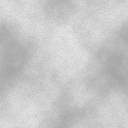
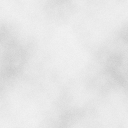
Comparing the layer stacks of the two 128px x 128px images. Changes:
pixels changed over [0, 0, 128, 128] (layer not identified)
